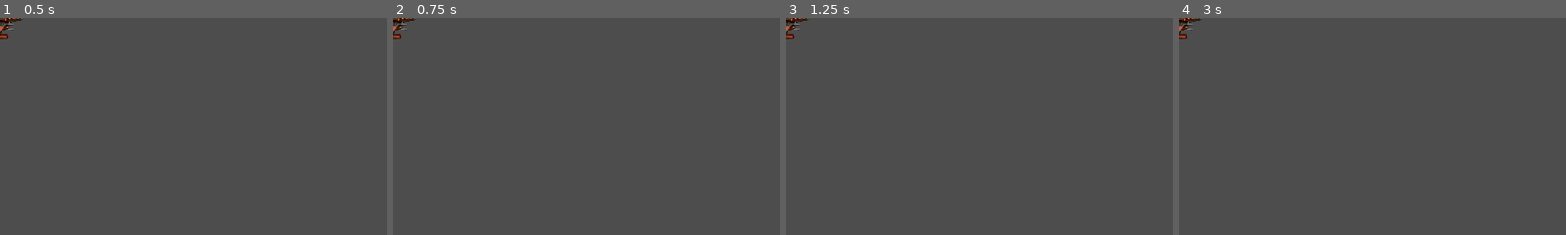
Above: before the commit, frames 1-4 (left to right).
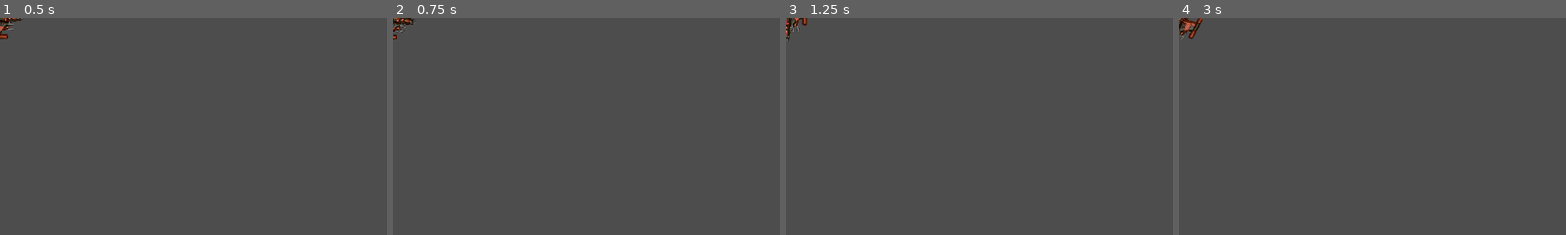
Above: after the commit, the same moments.

Repository: AnshKoshti/space-rocks
Game: Godot game, scene res://scenes/player.tscn
Two runs of this game, one before a commit and one after it. Both use one fixed random seed, a clock stepped at 60 frames per second and the inputs below. The project has no main scene, so this scene is started directly.
Inputs:
- Up to frame 1 (0.5 s): no input
- Up to frame 2 (0.75 s): tap Enter at 0.5 s; hold D (rotate_right) from 0.53 s (still down)
- Up to frame 3 (1.25 s): keep holding D (rotate_right)
- Up to frame 4 (3 s): tap Space at 1.25 s; release D (rotate_right) at 1.28 s; hold A (rotate_left) 1.28-2.03 s; hold D (rotate_right) 2.03-2.78 s; tap Enter at 2.75 s; hold W (thrust) from 2.78 s (still down)
The pictures show only the part of the screen within x 0-50%, y 0-50%; the shares and areas given below are measured in that part.

Frame 1 is identical in both runs. In frame 2, 0.2% of the frame differs, in the area x 0-6%, y 0-10%; in frame 3, 0.3%; in frame 4, 0.4%, in the area x 0-7%, y 0-10%.

Commit message:
Adding player movement with physics process.

Diff:
--- a/scenes/player.gd
+++ b/scenes/player.gd
@@ -1,17 +1,25 @@
 extends RigidBody2D
+
 
 enum {INIT, ALIVE, INVULNERABLE, DEAD}
 var state = INIT
+@export var engine_power = 500
+@export var spin_power = 8000
+var thrust = Vector2.ZERO
+var rotation_dir = 0
 
 
-# Called when the node enters the scene tree for the first time.
 func _ready() -> void:
 	change_state(ALIVE)
 
 
-# Called every frame. 'delta' is the elapsed time since the previous frame.
 func _process(_delta: float) -> void:
-	pass
+	get_input()
+
+
+func _physics_process(_delta: float) -> void:
+	constant_force = thrust
+	constant_torque = rotation_dir * spin_power
 
 
 func change_state(new_state):
@@ -25,3 +33,12 @@
 		DEAD:
 			$CollisionShape2D.set_deferred("disabled", true)
 	state = new_state
+
+
+func get_input():
+	thrust = Vector2.ZERO
+	if state in [DEAD, INIT]:
+		return
+	if Input.is_action_pressed("thrust"):
+		thrust = transform.x * engine_power
+	rotation_dir = Input.get_axis("rotate_left", "rotate_right")
--- a/scenes/player.tscn
+++ b/scenes/player.tscn
@@ -6,6 +6,8 @@
 [sub_resource type="CircleShape2D" id="CircleShape2D_3vyb7"]
 
 [node name="Player" type="RigidBody2D"]
+linear_damp = 1.0
+angular_damp = 5.0
 script = ExtResource("1_g2els")
 metadata/_edit_group_ = true
 
